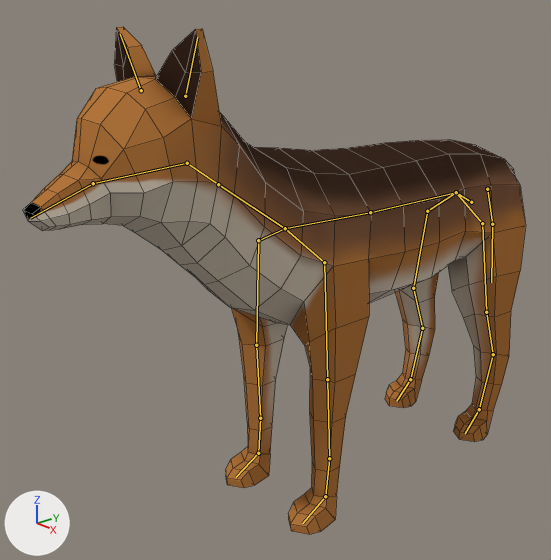
An edit to the Blender file Assets/Art/3D/Coyote/Coyotye_Blender.blend, drawn before and after from the same camera.
Rendered twice from a 50 mm camera at (3.16, -3.51, 2.93) aimed at (-0.38, -0.45, 1.31). Arrows for +X, +Y and +Z are at lower left; the lights stay in place. The first picture is the older version. The bones that change, and the others that lie on the model, are drawn over the model as lines. Mesh edges are drawn as thin lines.

In view in the first picture: 'Coyote'.
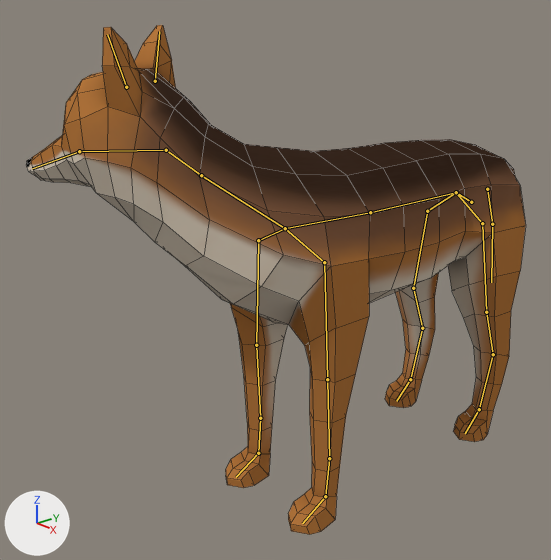
The newer file adds an action. The first version stands in its rest pose; the second is drawn at frame 39 of the action 'Coyotye_Die'.

The change, as a diff of the scene's bpy script:
```diff
--- a/Assets/Art/3D/Coyote/Coyotye_Blender.blend.py
+++ b/Assets/Art/3D/Coyote/Coyotye_Blender.blend.py
@@ bone_neck @@
 bone_neck = bpy.data.objects['Armature'].pose.bones['Neck']  # child of 'Spine.001'
-bone_neck.rotation_quaternion = (1.0, 0.0, 0.0, 0.0)  # degrees (0, 0, 0)
+bone_neck.rotation_quaternion = (0.957, 0.0, -0.164, 0.239)  # degrees (-5, -18, 29)
@@ bone_neck_001 @@
 bone_neck_001 = bpy.data.objects['Armature'].pose.bones['Neck.001']  # child of 'Neck'
-bone_neck_001.rotation_quaternion = (1.0, 0.0, 0.0, 0.0)  # degrees (0, 0, 0)
+bone_neck_001.rotation_quaternion = (0.994, 0.0, -0.063, 0.088)  # degrees (-1, -7, 10)
@@ bone_head @@
 bone_head = bpy.data.objects['Armature'].pose.bones['Head']  # child of 'Neck.001'
-bone_head.rotation_quaternion = (1.0, 0.0, 0.0, 0.0)  # degrees (0, 0, 0)
+bone_head.rotation_quaternion = (0.997, 0.0, 0.005, 0.078)  # degrees (0, 1, 9)
```

Changed parts and their boxes [x1, y1, x2, y2] in the pictures (551 x 560 px):
'Coyote', posed: before [23, 27, 526, 535]; after [26, 25, 526, 535]
bone 'Neck', root to tip: before (285, 228) to (218, 184); after (285, 228) to (201, 175)
bone 'Neck.001', root to tip: before (218, 184) to (187, 163); after (201, 175) to (166, 150)
bone 'Head', root to tip: before (187, 163) to (93, 183); after (166, 150) to (79, 151)
